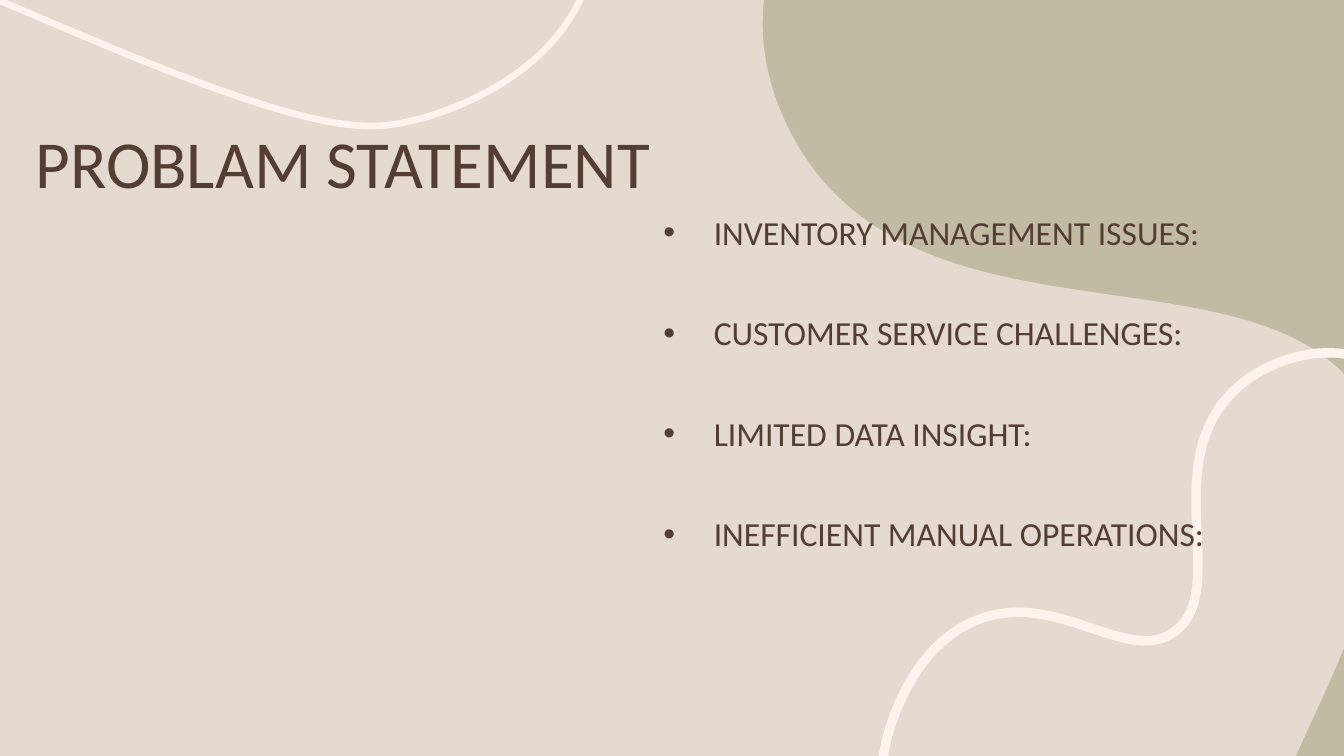
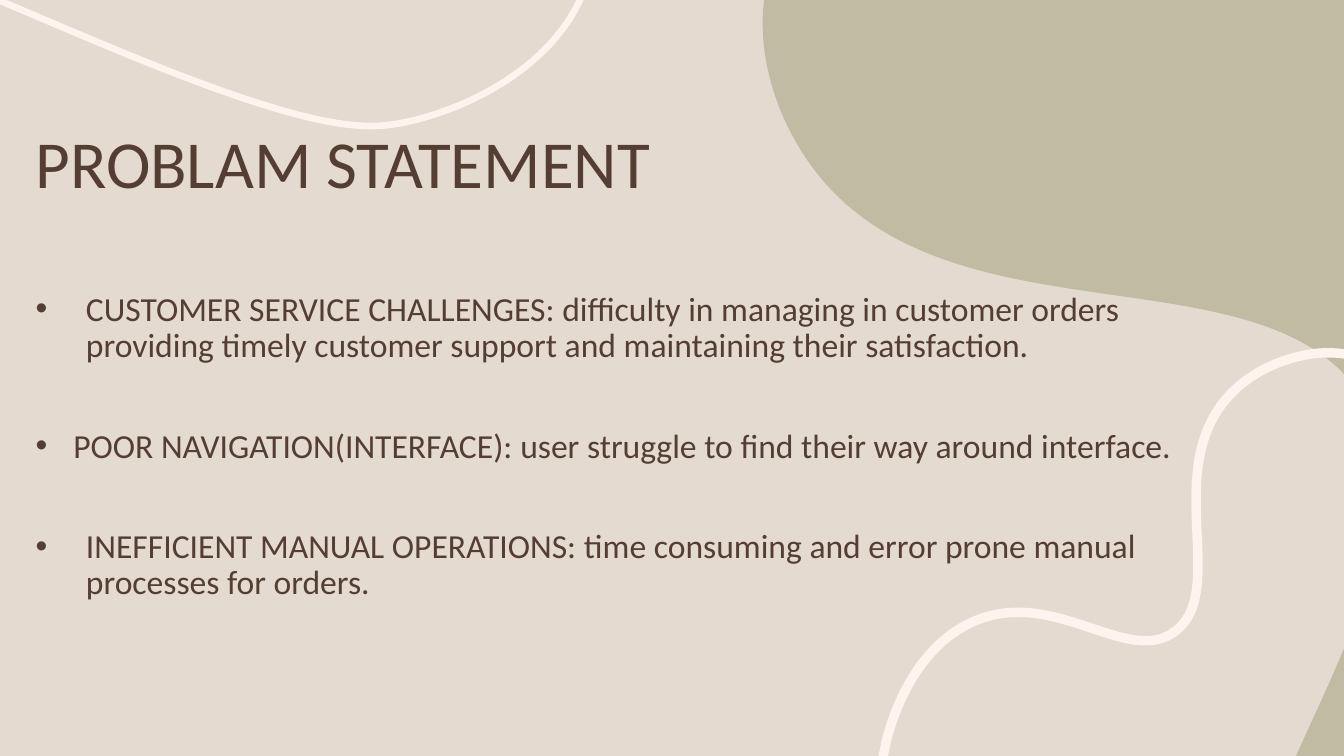
Before and after one commit to rebecca329/Bakewise, a slide deck: slide 4 of BAKERY.pptx. Drawn at 1344x756 pixels with LibreOffice and Linux fonts; fonts in the diff are those of the drawing. Boxes give left, top, right and bottom in pixels: in the first picture for what was removed or moved away, otherwise in the second. Text is boxed around its words. In the diff, an @@ line names an element or a change of style, - is before the commit and + after.

```diff
--- a/BAKERY.pptx
+++ b/BAKERY.pptx
@@ text at (x1=73, y1=293, x2=1170, y2=600): text changed @@
-• INVENTORY MANAGEMENT ISSUES:
-• CUSTOMER SERVICE CHALLENGES:
-• LIMITED DATA INSIGHT:
-• INEFFICIENT MANUAL OPERATIONS:
+• CUSTOMER SERVICE CHALLENGES: difficulty in managing in customer orders providing timely customer support and maintaining their satisfaction.
+• POOR NAVIGATION(INTERFACE): user struggle to find their way around interface.
+• INEFFICIENT MANUAL OPERATIONS: time consuming and error prone manual processes for orders.
```
Also in this commit, not shown: 3 other slides changed, 2 slides added, 2 slides removed.
